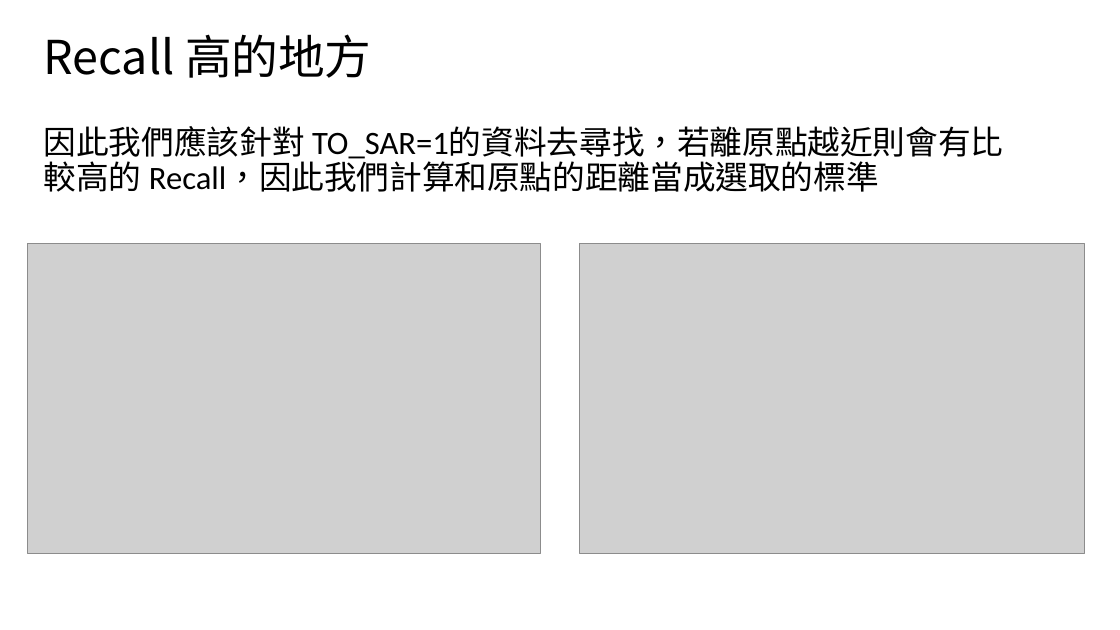
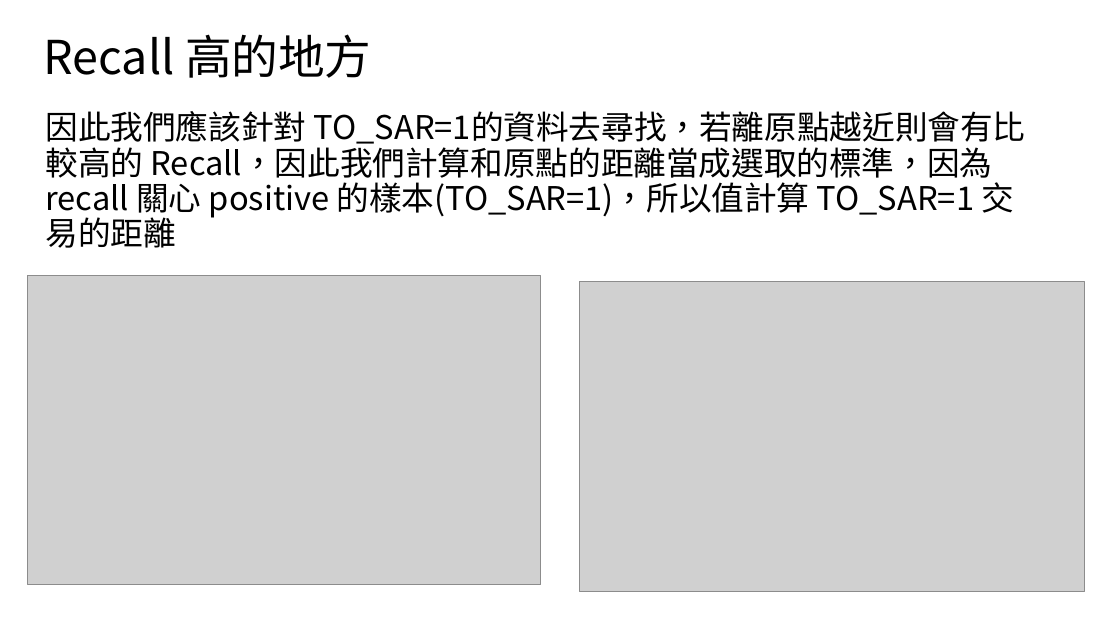
Before and after one commit to eason758/MetaEdge, a slide deck: slide 3 of ppt/20221208.pptx. Drawn at 1120x630 pixels with LibreOffice and Linux fonts; fonts in the diff are those of the drawing; grey boxes stand for pictures. Boxes give left, top, right and bottom in pixels: in the first picture for what was removed or moved away, otherwise in the second. Text is boxed around its words. In the diff, an @@ line names an element or a change of style, - is before the commit and + after.

```diff
--- a/ppt/20221208.pptx
+++ b/ppt/20221208.pptx
@@ text at (x1=45, y1=111, x2=1026, y2=248): text changed; font Calibri to Noto Sans CJK TC @@
-因此我們應該針對 TO_SAR=1的資料去尋找，若離原點越近則會有比較高的 Recall，因此我們計算和原點的距離當成選取的標準
+因此我們應該針對 TO_SAR=1的資料去尋找，若離原點越近則會有比較高的 Recall，因此我們計算和原點的距離當成選取的標準，因為recall 關心 positive 的樣本(TO_SAR=1)，所以值計算 TO_SAR=1 交易的距離
@@ picture moved from (x1=28, y1=244, x2=541, y2=554) to (x1=28, y1=276, x2=541, y2=586) @@
@@ picture moved from (x1=579, y1=244, x2=1085, y2=554) to (x1=579, y1=281, x2=1085, y2=592) @@
```
Also in this commit, not shown: 2 other slides changed, 4 other files.
